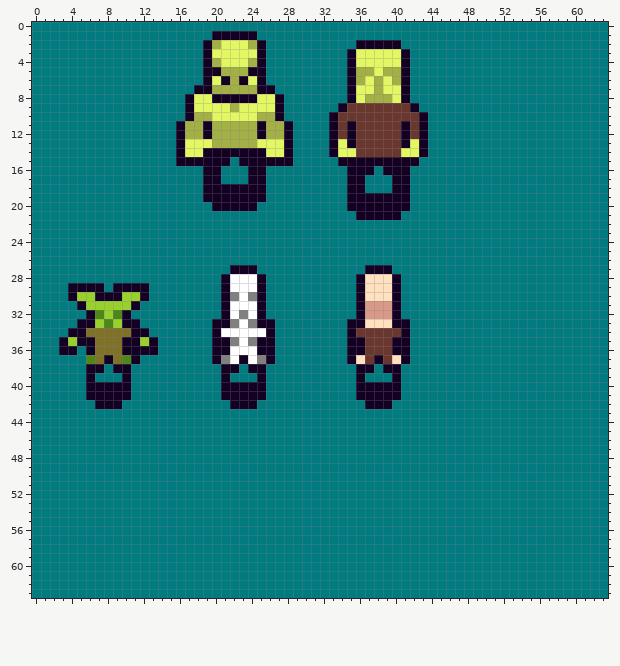
Pixel-art sprite, stored at public/assets/outworldrecolorassets.png. This is how it looked before the edit.
The file is 64x64 pixels.
After the commit:
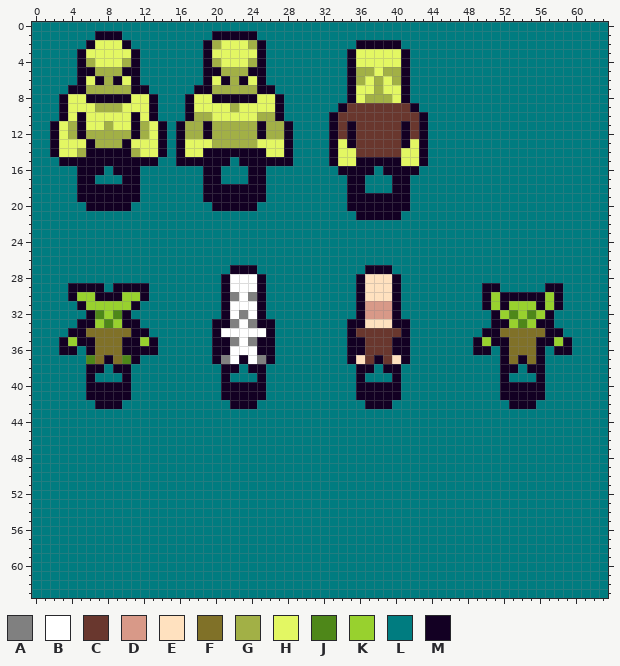
Palette (. is transparent): A #808080  B #ffffff  C #69372e  D #d89988  E #ffe1bf  F #807128  G #a2b046  H #e3f763  J #4e8719  K #98d12e  L #007c80  M #130023
Edits made:
The author changed colour L to colour F in row 34 at x 52 to 56; in rows 35 to 36 at x 53 to 55; in row 37 at x 53 and 55.
The author changed colour L to colour G in row 4 at x 6 and 10; in row 5 at x 7 to 9; in row 6 at x 8; in row 7 at x 6 to 10; in row 9 at x 7 to 9; in row 11 at x 4, 8 and 12.
The author changed colour L to colour G in row 12 at x 4, 6 to 10 and 12; in row 13 at x 7 to 9; in row 14 at x 5 and 11.
The author changed colour L to colour H in row 2 at x 7 to 9; in row 3 at x 6 to 10; in row 4 at x 7 to 9; in row 6 at x 6 and 10; in row 8 at x 4 to 5 and 11 to 12; in row 9 at x 4 to 6 and 10 to 12.
The author changed colour L to colour H in row 10 at x 4, 6 to 10 and 12; in row 11 at x 3, 6 to 7, 9 to 10 and 13; in row 12 at x 3 and 13; in row 13 at x 3 to 5 and 11 to 13; in row 14 at x 3 to 4 and 12 to 13.
The author changed colour M to colour H in row 15 at x 34 to 35 and 41 to 42.
The author changed colour L to colour J in row 32 at x 53 and 55; in row 33 at x 54.
The author changed colour L to colour K in row 30 at x 51 and 57; in row 31 at x 51, 53 to 55 and 57; in row 32 at x 52, 54 and 56; in row 33 at x 53 and 55; in row 35 at x 50 and 58.
The author changed colour L to colour M in row 1 at x 7 to 9; in row 2 at x 6 and 10; in rows 3 to 4 at x 5 and 11; in row 5 at x 5 to 6 and 10 to 11; in row 6 at x 5, 7, 9 and 11; in row 7 at x 4 to 5 and 11 to 12.
The author changed colour L to colour M in row 8 at x 3, 6 to 10 and 13; in row 9 at x 3 and 13; in row 10 at x 3, 5, 11 and 13; in rows 11 to 12 at x 2, 5, 11 and 14; in row 13 at x 2, 6, 10 and 14; in row 14 at x 2, 6 to 10 and 14.
The author changed colour L to colour M in row 15 at x 3 to 13, 33 and 43; in row 16 at x 5 to 7, 9 to 11, 34 and 42; in row 17 at x 5 to 6 and 10 to 11; in rows 18 to 19 at x 5 to 11; in row 20 at x 6 to 10; in row 29 at x 50 to 51 and 57 to 58.
The author changed colour L to colour M in row 30 at x 50, 52 to 56 and 58; in row 31 at x 50, 52, 56 and 58; in row 32 at x 51 and 57; in row 33 at x 51 to 52 and 56 to 57; in row 34 at x 50 to 51 and 57 to 58; in row 35 at x 49, 51 to 52, 56 to 57 and 59.
The author changed colour L to colour M in row 36 at x 49 to 50, 52, 56 and 58 to 59; in row 37 at x 52, 54 and 56; in row 38 at x 52 to 53 and 55 to 56; in row 39 at x 52 and 56; in rows 40 to 41 at x 52 to 56; in row 42 at x 53 to 55.
Pixel boxes of the changes (left, top, right, bottom) in both pictures:
changed: (50, 31, 167, 211)
changed: (329, 157, 356, 175)
changed: (401, 157, 428, 175)
changed: (473, 283, 572, 409)
